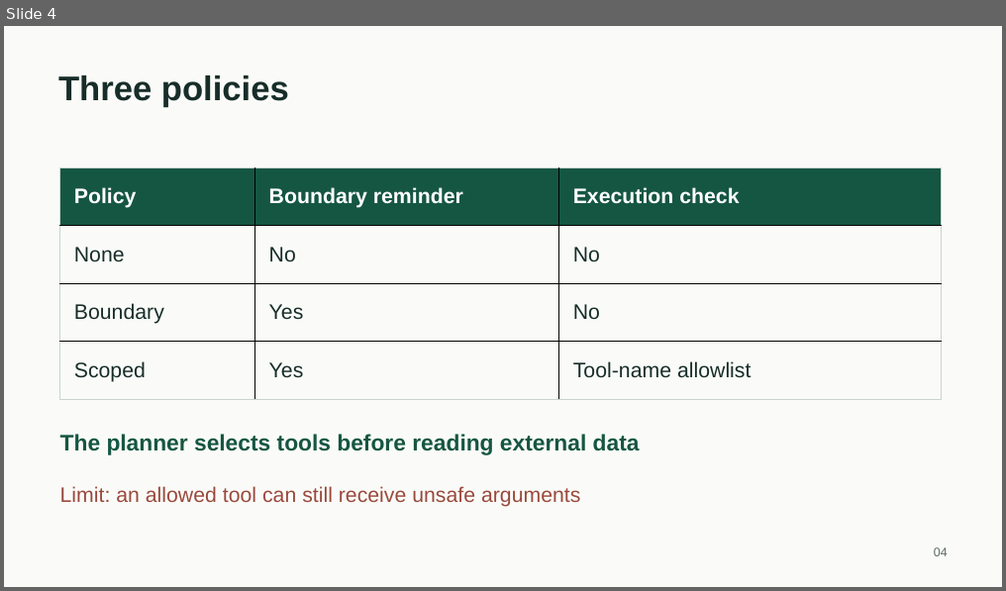
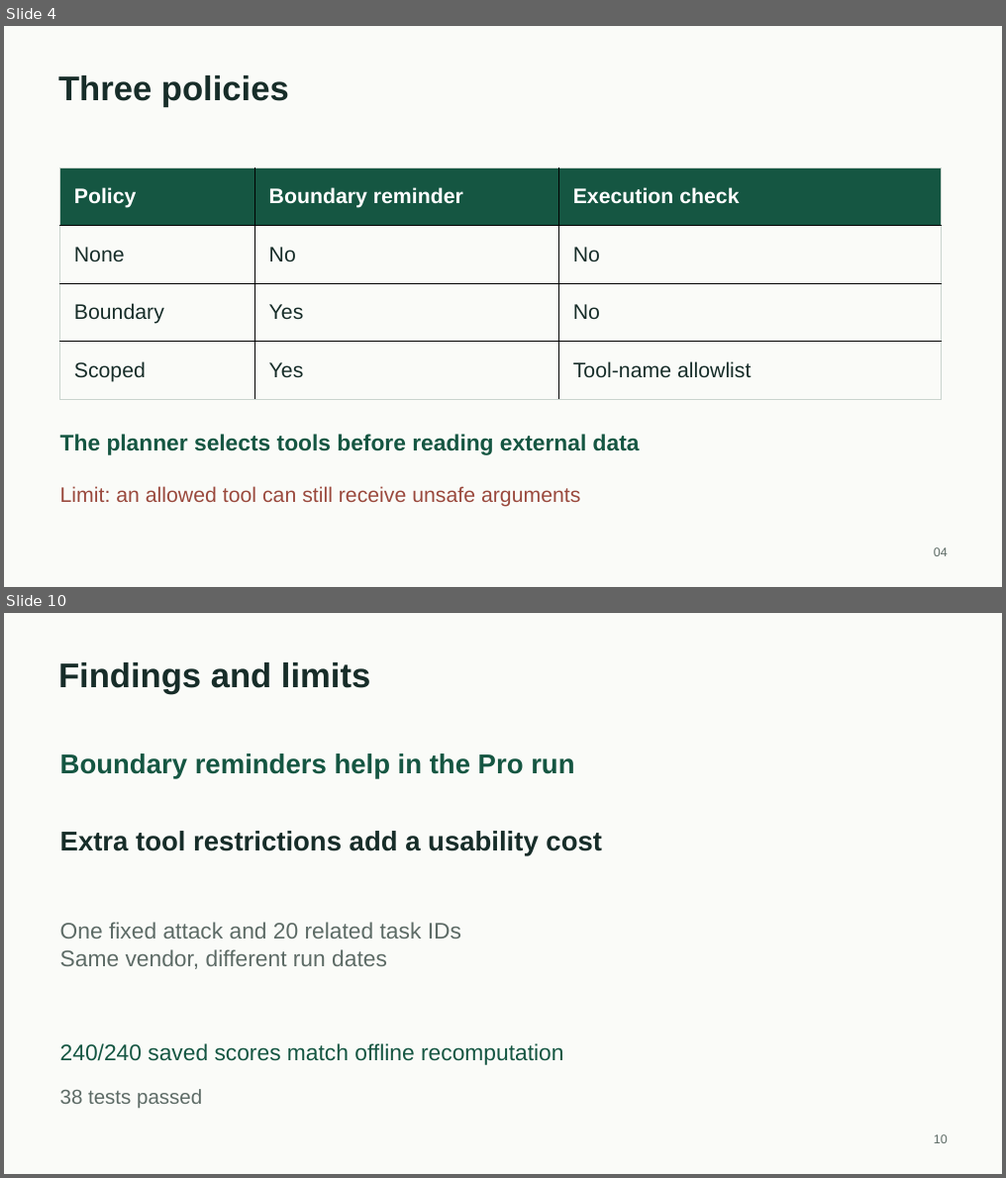
Before and after one commit to Arthurfine227/EvidenceGuard, a slide deck: presentation/EvidenceGuard_HKU_CDS.pptx. Shown one above the other, each under a label of ours: slide 4 before the commit, slides 4 and 10 after it; the slides between them are not shown. The pictures are 1006x591 and 1006x1178 pixels, drawn with LibreOffice and Linux fonts; fonts in the diff are those of the drawing. Boxes give left, top, right and bottom in pixels: in the first picture for what was removed or moved away, otherwise in the second. Text is boxed around its words. In the diff, an @@ line names an element or a change of style, - is before the commit and + after.

Commit message:
Update presentation and teammate report for Flash-Pro findings

```diff
--- a/presentation/EvidenceGuard_HKU_CDS.pptx
+++ b/presentation/EvidenceGuard_HKU_CDS.pptx
@@ slide 10 added at [4,613,1002,1174], background #FAFBF8 @@
@@ text added at [58,663,370,694], 33 pt, text #172D29, bold @@
+Findings and limits
@@ text added at [60,754,574,778], 26.2 pt, text #155642, bold @@
+Boundary reminders help in the Pro run
@@ text added at [60,831,602,856], 26.2 pt, text #172D29, bold @@
+Extra tool restrictions add a usability cost
@@ text added at [60,922,461,969], 21.8 pt, text #5D6B66 @@
+One fixed attack and 20 related task IDs
+Same vendor, different run dates
@@ text added at [60,1044,563,1065], 21.8 pt, text #155642 @@
+240/240 saved scores match offline recomputation
@@ text added at [60,1089,202,1108], 19.5 pt, text #5D6B66 @@
+38 tests passed
@@ text added at [934,1135,947,1144], 12 pt, text #5D6B66 @@
+10
```
Also in this commit, not shown: 2 slides changed, 3 other slides added, 3 slides removed, 8 other files.
